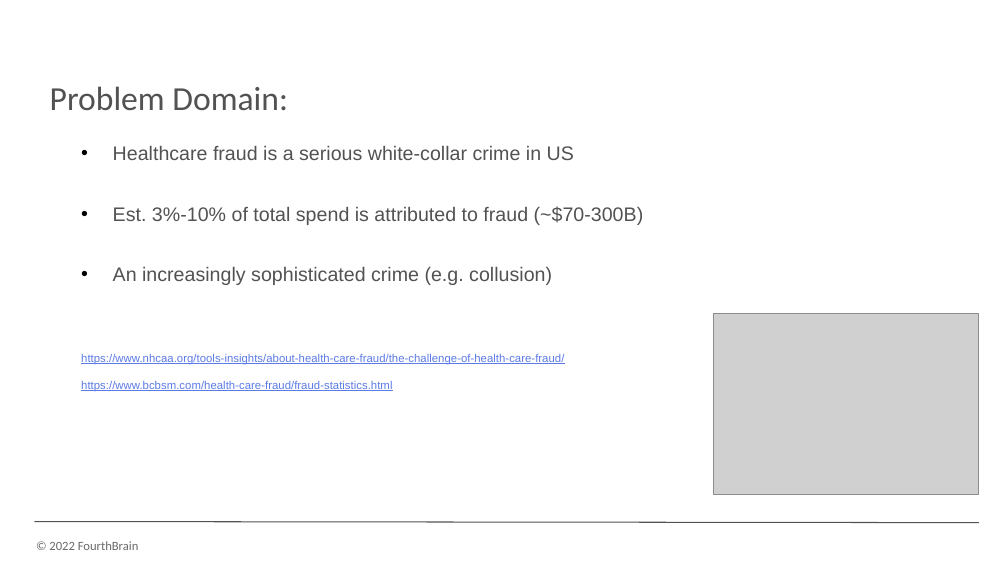
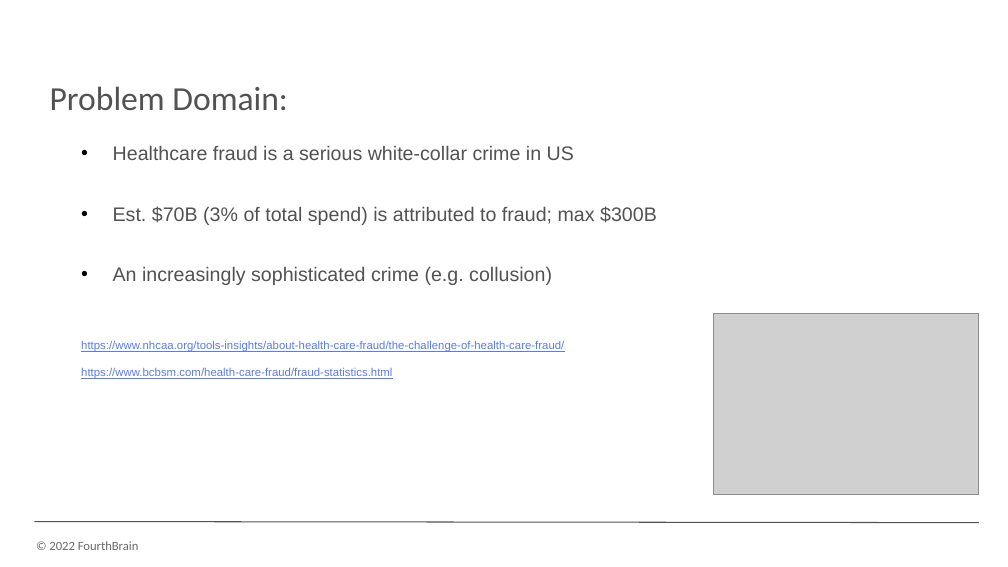
Before and after one commit to monika0603/MLE10-Capstone-Project, a slide deck: slide 3 of docs/presentation/CapstonePreso_HealthcareAnomaly.pptx. Drawn at 1008x567 pixels with LibreOffice and Linux fonts; fonts in the diff are those of the drawing; grey boxes stand for pictures; background and template pictures are left out. Boxes give left, top, right and bottom in pixels: in the first picture for what was removed or moved away, otherwise in the second. Text is boxed around its words. In the diff, an @@ line names an element or a change of style, - is before the commit and + after.

```diff
--- a/docs/presentation/CapstonePreso_HealthcareAnomaly.pptx
+++ b/docs/presentation/CapstonePreso_HealthcareAnomaly.pptx
@@ text at <box>113,206,657,225</box>: text changed @@
-• Est. 3%-10% of total spend is attributed to fraud (~$70-300B)
+• Est. $70B (3% of total spend) is attributed to fraud; max $300B
@@ text at <box>113,267,552,285</box>: less space between paragraphs @@
```
Also in this commit, not shown: 11 other slides changed, 3 slides added.
